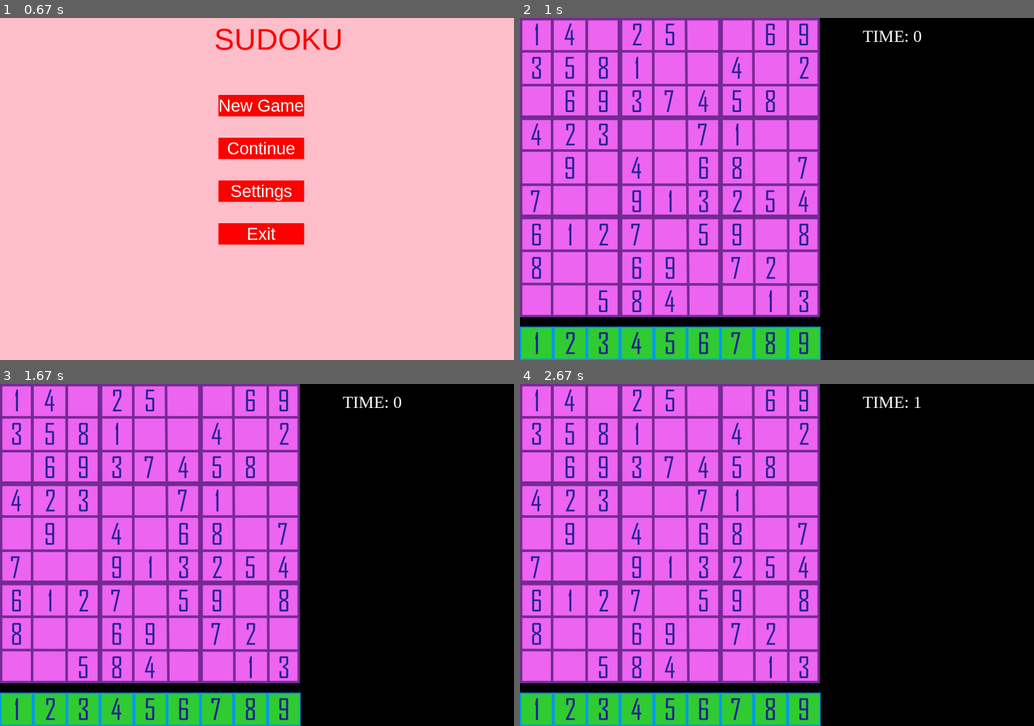
Above: before the commit, frames 1-4 (two rows, left to right).
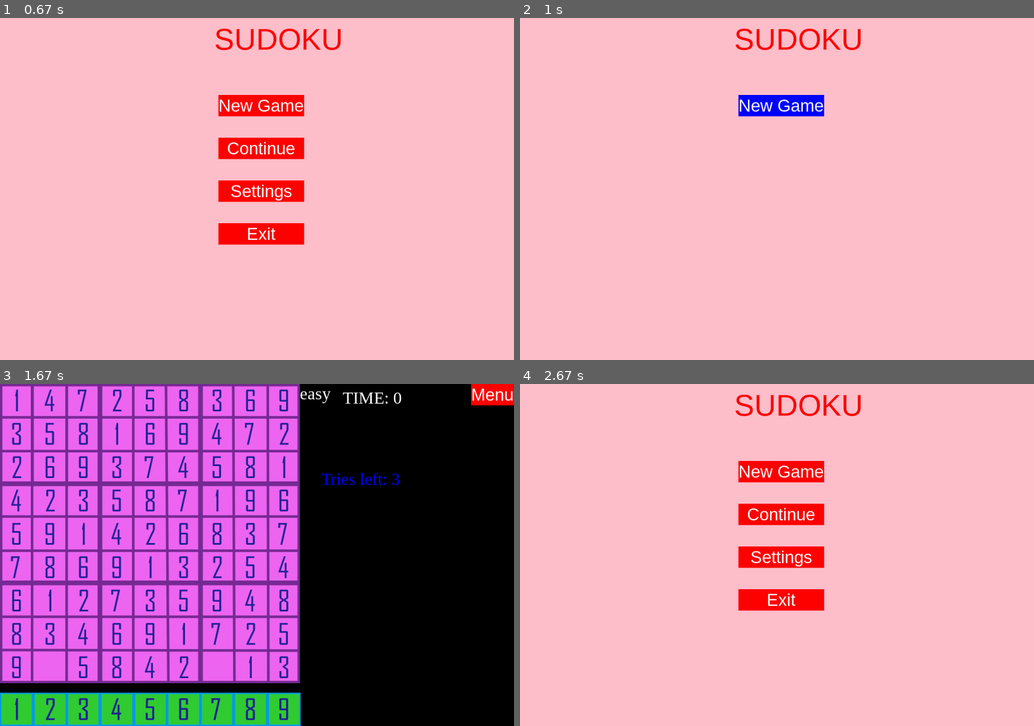
Above: after the commit, the same moments.

Repository: aabbi15/sudoku_pygame
Game: pygame game, started from homescreen.py
The game is run twice, just before and just after one commit, with the same random seed, the same clock (stepped at 60 frames per second) and the same inputs.
Inputs (mouse positions are in pixels of both pictures, inside the frame that each line leads up to):
- Up to frame 1 (0.67 s): tap Space at 0.33 s
- Up to frame 2 (1 s): press the mouse at (782, 106) at 0.7 s; move the mouse to (797, 106) at 0.8 s; release the mouse at (812, 110) at 0.93 s
- Up to frame 3 (1.67 s): press the mouse at (262, 472) at 1.03 s; move the mouse to (174, 479) at 1.13 s; release the mouse at (92, 490) at 1.27 s; press the mouse at (262, 472) at 1.37 s; move the mouse to (159, 476) at 1.47 s; release the mouse at (61, 479) at 1.6 s
- Up to frame 4 (2.67 s): press the mouse at (705, 708) at 1.7 s; move the mouse to (669, 657) at 1.8 s; release the mouse at (633, 609) at 1.93 s; click (1013, 394) at 2.55 s

Frame 1 is identical in both runs. In frame 2, 100% of the frame differs, in the area x 0-100%, y 0-100%; in frame 3, 2.6%; in frame 4, 100%.

Commit message:
added success and failure screen + tries logic

Diff:
--- a/gamelogic.py
+++ b/gamelogic.py
@@ -2,11 +2,14 @@
 import sys
 import sudokumaker
 
-def gameover(current_tries,answer):
+def gameover(current_tries):
 
     if current_tries==0:
         return False
-    if answer == False:
-        current_tries-=1
+
 
     return True
+
+
+def wrongtry(current_tries):
+    current_tries-=1
--- a/homescreen.py
+++ b/homescreen.py
@@ -6,6 +6,7 @@
 import random
 import sudokumaker
 import dragndrop
+import gamelogic
 
 pygame.init()
 
@@ -27,11 +28,17 @@
 #logics
 run=True
 logics={"showhome":True,"showmenu":False,"showgame":False,"showlevel":False}
+showgameover = False
+showsucess=False
 difficulty="hard"
+
+global current_tries
+current_tries=3
 
 
 clock = pygame.time.Clock()
 timer_value=0
+global timer_started
 timer_started=False
 
 
@@ -117,7 +124,7 @@
    logics["showgame"]=False
    logics["showmenu"]=False
    logics["showlevel"]=True
-   pygame.time.delay(100)
+   pygame.time.delay(500)
 
 def newbox_printer():
 
@@ -128,19 +135,22 @@
 
 def draw_timer(time):
    timer_text = myfont.render("TIME: " + str(time),True,"white")
-   screen.blit(timer_text,(800,20))
+   screen.blit(timer_text,(800,10))
 
 def easypress():
+   global difficulty
    difficulty="easy"
    logics["showlevel"]=False
    logics["showgame"]=True
 
 def mediumpress():
+   global difficulty
    difficulty="medium"
    logics["showlevel"]=False
    logics["showgame"]=True
 
 def hardpress():
+   global difficulty
    difficulty="hard"
    logics["showlevel"]=False
    logics["showgame"]=True
@@ -150,6 +160,10 @@
    logics["showlevel"]=False
    difficulty="hard"
 
+def backtomenupressed():
+   for l in logics:
+      logics[l]=False
+   logics["showmenu"]=True
 
 #def correctornot(num):
 
@@ -188,6 +202,9 @@
    screen.fill("black")
    screen.blit(board_img,(0,0))
    screen.blit(bar_img,(0,722))
+   title(difficulty,myfont,"white",700,0)
+   menu_button.process()
+
 
 
    #question
@@ -207,9 +224,15 @@
 
    for m in range(1,10):
       screen.blit(numbers_img[m], dragger[m].rect)
-   global timer_value
-   timer_value+=1
-   draw_timer(timer_value//120)
+
+   #timer
+   if timer_started and not showsucess:
+      global timer_value
+      timer_value+=1
+      draw_timer(timer_value//120)
+
+   elif not timer_started:
+      timer_value=0
 
 
 def levelscreen():
@@ -219,6 +242,26 @@
    # for butt in newbutton.level_buttons:
    #    butt.process()
 
+def gameoverscreen():
+
+   gamover_rect=pygame.Rect(740,80,400,600)
+   pygame.draw.rect(screen,"red",gamover_rect,0,4)
+   pygame.draw.rect(screen,"yellow",gamover_rect,3,4)
+   gameover_text = myfont.render("Game over",True,"blue")
+   screen.blit(gameover_text,(850,200))
+   backtomenu_button.process()
+
+def successscreen():
+   timer_started=False
+   gamover_rect=pygame.Rect(740,80,400,600)
+   pygame.draw.rect(screen,"green",gamover_rect,0,4)
+   pygame.draw.rect(screen,"red",gamover_rect,3,4)
+   sucess_text = myfont.render("Success",True,"blue")
+   screen.blit(sucess_text,(850,200))
+   sucesstime_text = myfont.render("You did it in "+str(success_time//120)+"Seconds",True,"blue")
+   screen.blit(sucesstime_text,(800,350))
+   backtomenu_button.process()
+
 
 
 
@@ -250,6 +293,7 @@
     newbutton.Button(screen, 510, 280, ["red", "blue", "green"], 200, 50, myfunction, "Continue"),
     newbutton.Button(screen, 510, 380, ["red", "blue", "green"], 200, 50, myfunction, "Settings"),
     newbutton.Button(screen, 510, 480, ["red", "blue", "green"], 200, 50, myfunction, "Exit")
+
 ]
 
 # Buttons for the level screen
@@ -260,8 +304,12 @@
     newbutton.Button(screen, 510, 480, ["red", "blue", "green"], 200, 50, godmodepress, "God Mode")
 ]
 
-
-
+backtomenu_button=newbutton.Button(screen, 840, 380, ["red", "blue", "green"], 200, 50, backtomenupressed, "Back to Menu")
+menu_button=newbutton.Button(screen, 1100, 0, ["red", "blue", "green"], 100, 50, backtomenupressed, "Menu")
+
+
+
+success_time=0
 
 null=(0,0)
 boxprint=0
@@ -278,6 +326,17 @@
       levelscreen()
    elif logics["showgame"]==True:
       gamescreen()
+      if showgameover:
+         gameoverscreen()
+      elif showsucess:
+         successscreen()
+
+      else:
+
+         tries_text = myfont.render("Tries left: "+ str(current_tries),True,"blue")
+         screen.blit(tries_text,(750,200))
+      if showsucess==False:
+         timer_started=True
 
       newbox_printer()
 
@@ -308,8 +367,24 @@
                               empty_rect.remove(newrect)
                               filled_rect.append((boxprint,newrect))
                               finalgrid[(x//78)][(y//78)]=i
+
+                              if not empty_rect and not showsucess:
+                                 success_time = timer_value
+                                 showsucess = True
+
+                              if not empty_rect:
+
+                                 showsucess=True
+                                 # timer_started=False
+
                            else:
                               red = True
+                              current_tries-=1
+                              if current_tries<=0:
+                                 showgameover=True
+
+
+
 
 
 
@@ -319,7 +394,9 @@
                   if dragger[i].dragging:
                      dragger[i].rect.move_ip(event.rel)
 
-
+               if showgameover:
+
+                  break
             pygame.display.update()
 
 
--- a/sudokumaker.py
+++ b/sudokumaker.py
@@ -54,11 +54,11 @@
 
     solver(grid)
     if difficulty=="easy":
-        remove=random.randint(41,46)
+        remove=random.randint(1,6)
     if difficulty=="medium":
         remove=random.randint(51,56)
     if difficulty=="hard":
-        remove=random.randint(61,66)
+        remove=random.randint(1,2)
 
 
     while remove:
